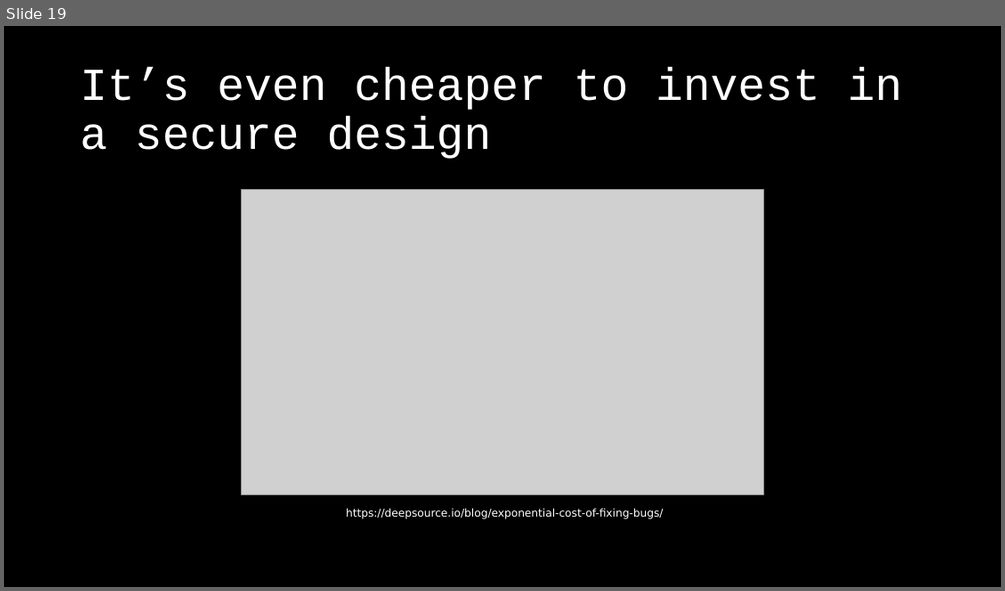
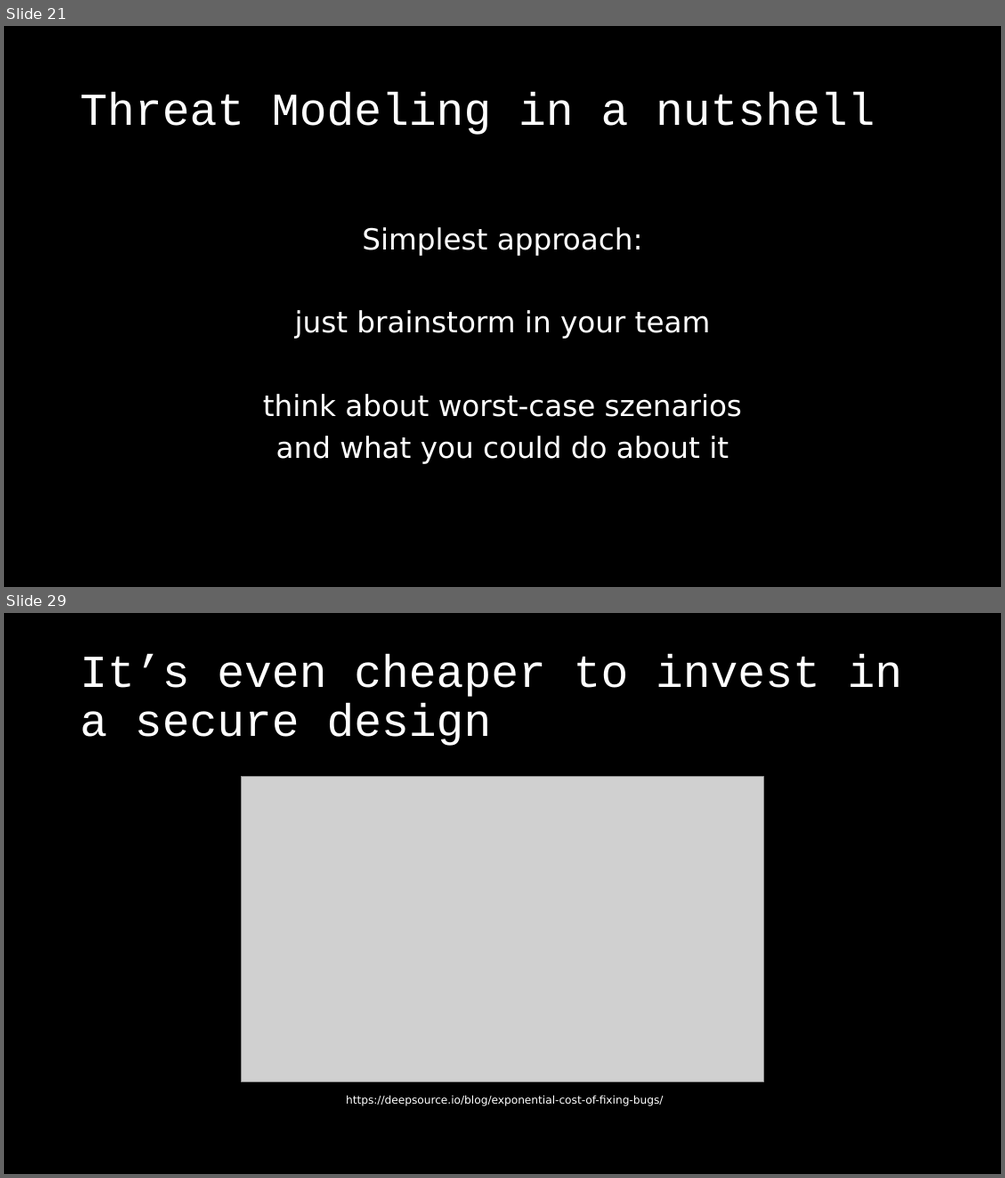
Before and after one commit to dschwarz91/websec-lecture, a slide deck: slides/8_General_Topics.pptx. Shown one above the other, each under a label of ours: slide 19 before the commit, slides 21 and 29 after it; the slides between them are not shown. The pictures are 1005x591 and 1005x1178 pixels, drawn with LibreOffice and Linux fonts; fonts in the diff are those of the drawing; grey boxes stand for pictures. Boxes give left, top, right and bottom in pixels: in the first picture for what was removed or moved away, otherwise in the second. Text is boxed around its words. In the diff, an @@ line names an element or a change of style, - is before the commit and + after.

Commit message:
Added some slides for threat modeling in a nutshell.

```diff
--- a/slides/8_General_Topics.pptx
+++ b/slides/8_General_Topics.pptx
@@ slide 21 added at (4,26,1001,587), background #000000 @@
@@ title added at (80,91,874,135), 44 pt, text #FFFFFF @@
+Threat Modeling in a nutshell
@@ text added at (263,227,742,464), 28 pt, text #FFFFFF @@
+Simplest approach:
+just brainstorm in your team
+think about worst-case szenarios
+and what you could do about it
@@ what was slide 19 is now slide 29 @@
```
Also in this commit, not shown: 1 slide changed, 9 other slides added, 1 other file.
